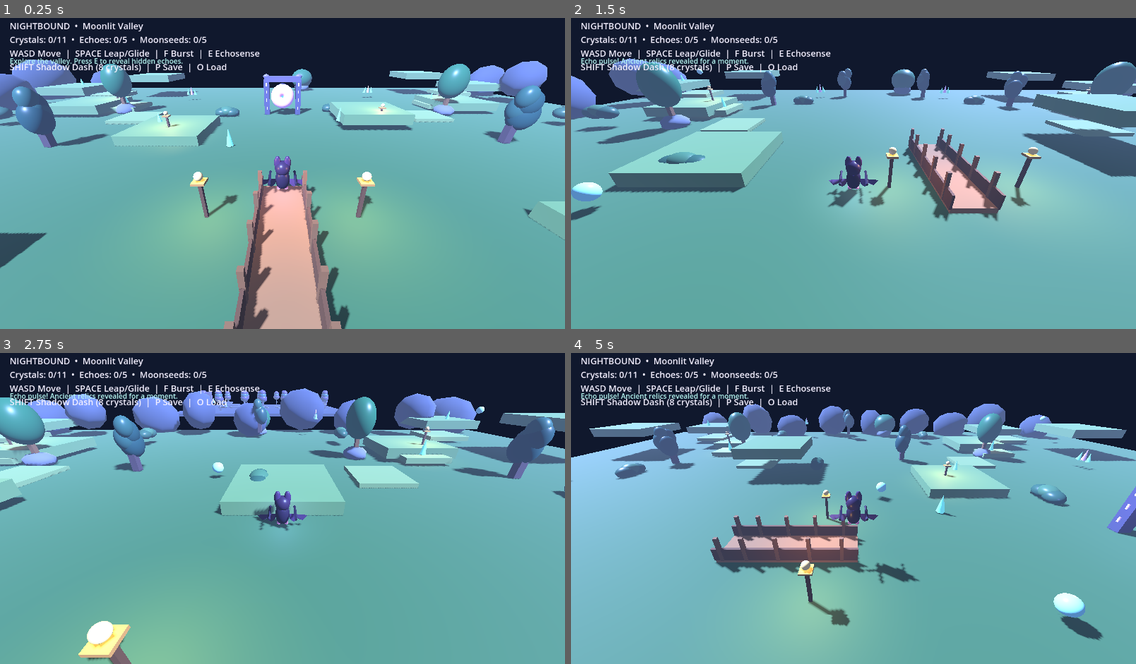
Above: before the commit, frames 1-4 (two rows, left to right).
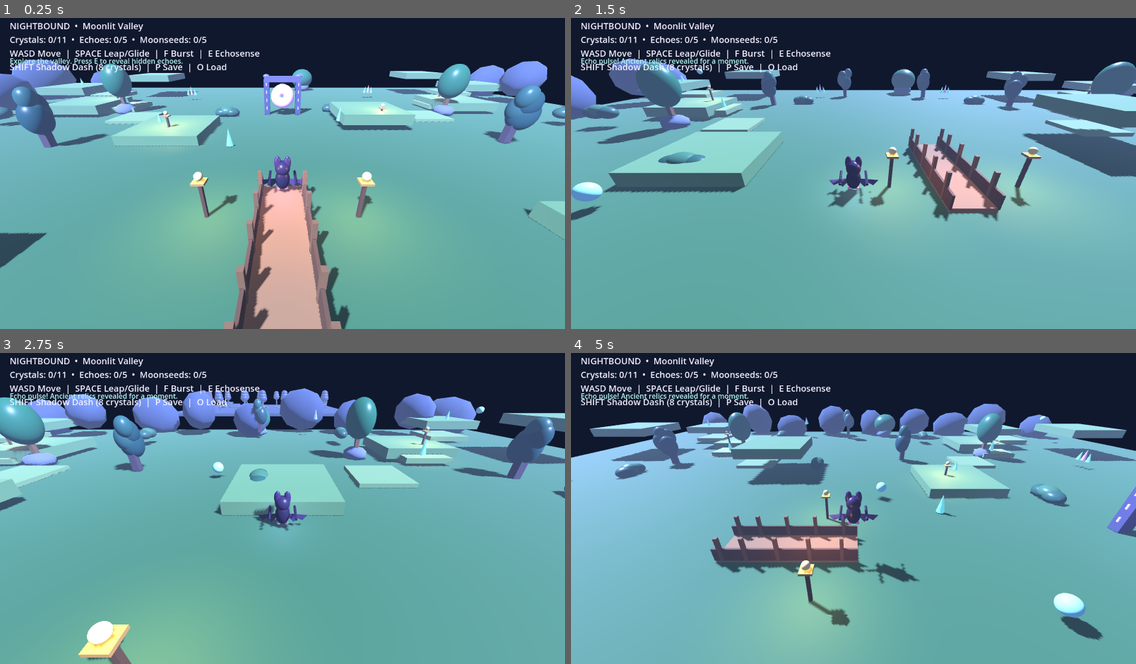
Above: after the commit, the same moments.

Repository: Dynamon91/nightbound
Game: Godot game, scene res://scenes/main.tscn
Same seed, same stepped clock (60 frames per second), same inputs: the game is played once before the commit and once after it.
Inputs:
- Up to frame 1 (0.25 s): no input
- Up to frame 2 (1.5 s): tap E (echosense) at 0.5, 1.35 s; hold D (move_right) 0.53-1.28 s; hold F (burst) 0.53-1.28 s; tap Space (jump) at 0.77 s; hold S (move_back) from 1.28 s (still down)
- Up to frame 3 (2.75 s): tap Space (jump) at 1.52 s; release S (move_back) at 2.03 s; hold D (move_right) from 2.03 s (still down); hold Shift (shadow_dash) from 2.03 s (still down)
- Up to frame 4 (5 s): release D (move_right) at 2.78 s; release Shift (shadow_dash) at 2.78 s; hold W (move_forward) 2.78-3.53 s; tap F (burst) at 2.85 s; tap Space (jump) at 3.02, 3.77, 4.52 s; hold A (move_left) from 3.53 s (still down); tap E (echosense) at 3.6 s; tap Shift (shadow_dash) at 4.35 s

The runs differ from the first frame. In frame 1, 0.9% of the frame differs, in the area x 0-100%, y 13-100%; in frame 2, 1.0%; in frame 3, 0.9%; in frame 4, 1.2%, in the area x 0-100%, y 16-86%.

Commit message:
render: improve 3D anti-aliasing and shadow quality

Diff:
--- a/project.godot
+++ b/project.godot
@@ -13,6 +13,10 @@
 [rendering]
 renderer/rendering_method="gl_compatibility"
 renderer/rendering_method.mobile="gl_compatibility"
+textures/default_filters/use_nearest_mipmap_filter=false
+anti_aliasing/quality/msaa_3d=2
+lights_and_shadows/shadow_atlas/size=4096
+lights_and_shadows/directional_shadow/max_distance=80.0
 
 [input]
 move_forward={"deadzone":0.2,"events":[Object(InputEventKey,"physical_keycode":87)]}
